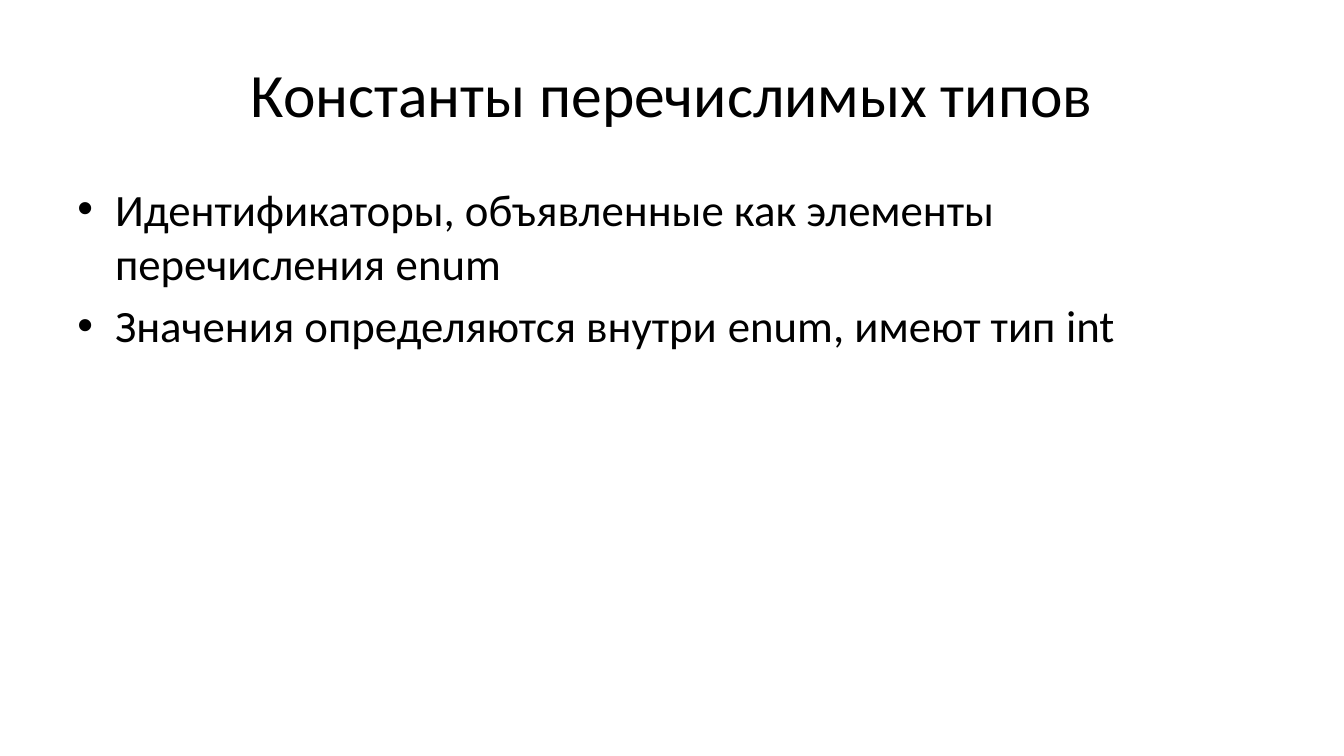
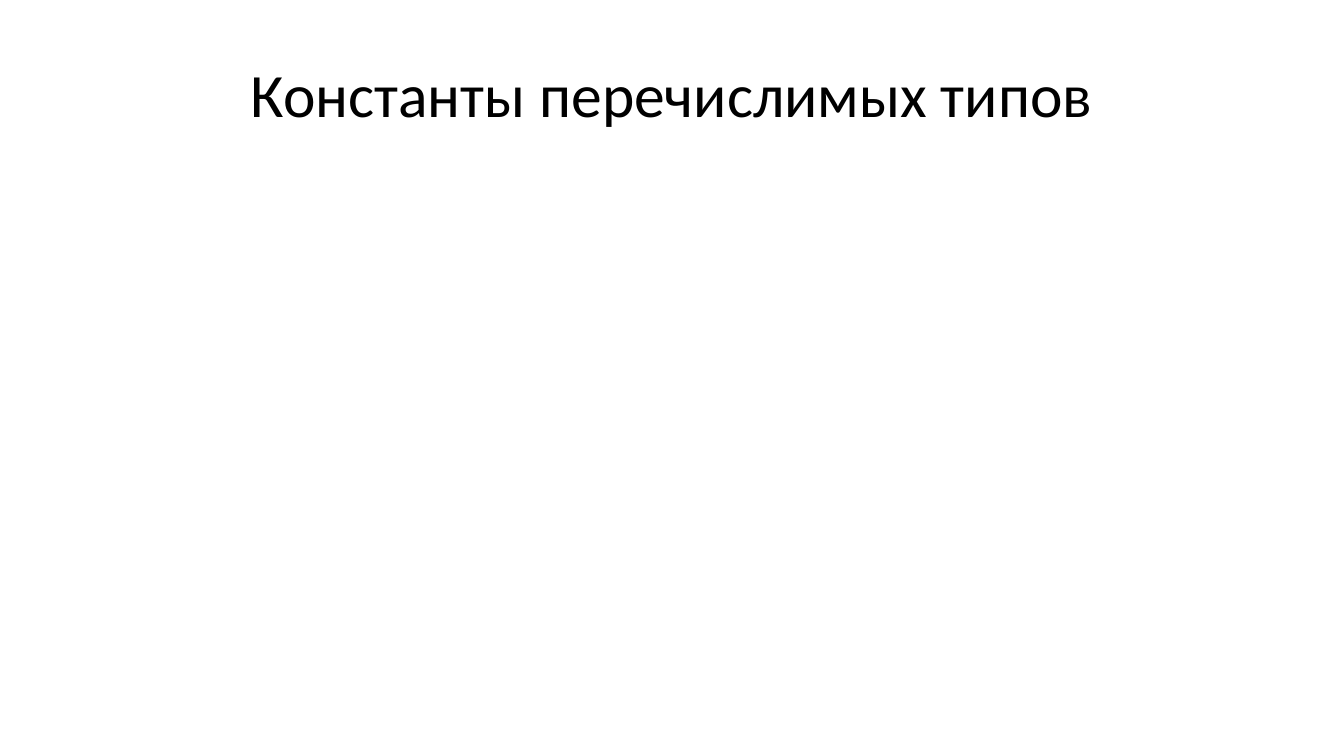
Before and after one commit to Evgueni-Petrov-aka-espetrov/Algorithms-and-Programming-in-C-pptx, a slide deck: slide 97 of 02.5 Лексика и концепции языка Си.pptx (slide 24 before the commit). Drawn at 1344x756 pixels with LibreOffice and Linux fonts; fonts in the diff are those of the drawing. Boxes give left, top, right and bottom in pixels: in the first picture for what was removed or moved away, otherwise in the second. Text is boxed around its words. In the diff, an @@ line names an element or a change of style, - is before the commit and + after.

Commit message:
разбил на слои; написал про константы по одному шаблону; добавил несколько примеров

```diff
--- a/02.5 Лексика и концепции языка Си.pptx
+++ b/02.5 Лексика и концепции языка Си.pptx
@@ text removed at [115, 195, 1114, 350] @@
-• Идентификаторы, объявленные как элементы перечисления enum
-• Значения определяются внутри enum, имеют тип int
```
Also in this commit, not shown: 24 other slides changed, 84 slides added, 3 slides removed.
